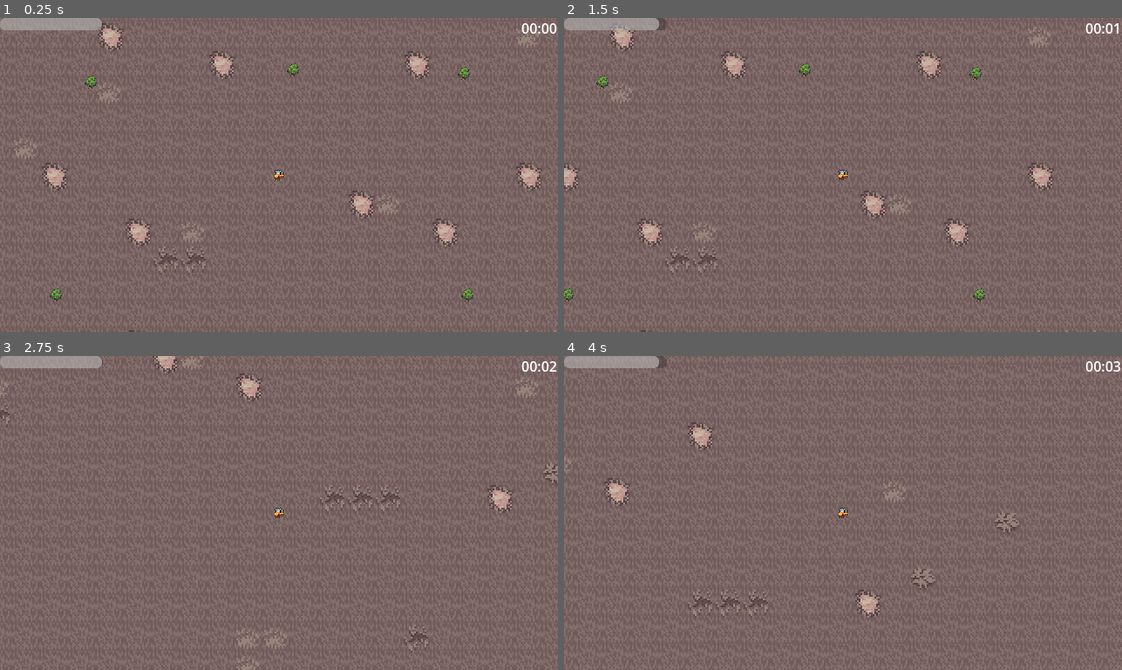
Above: before the commit, frames 1-4 (two rows, left to right).
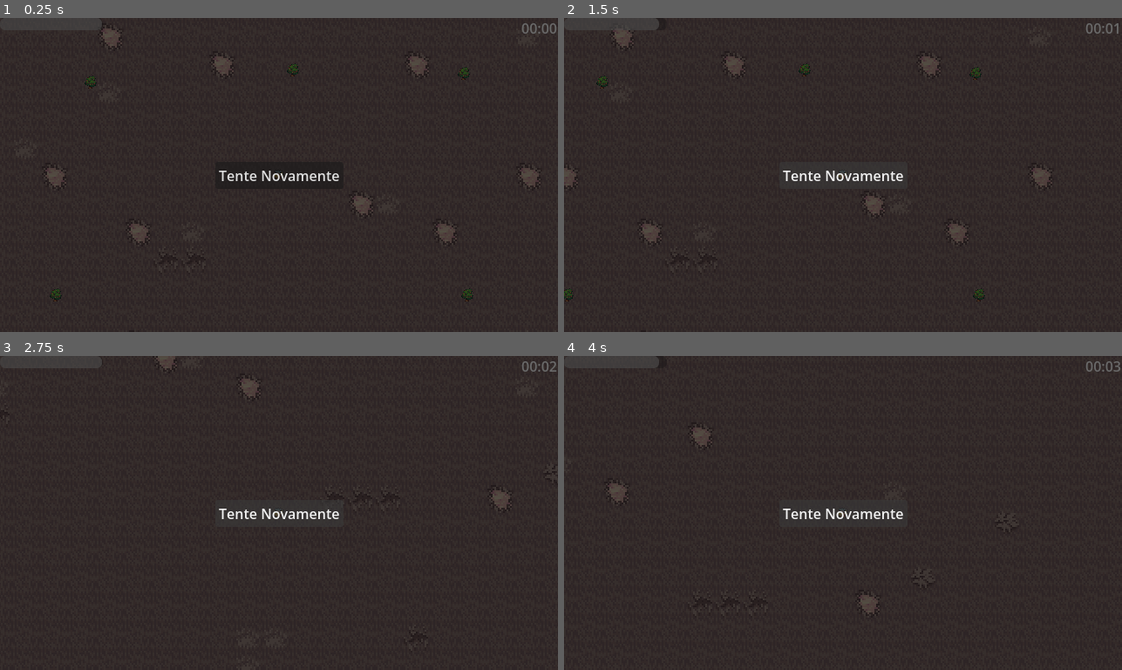
Above: after the commit, the same moments.

Repository: DevLucasOnly/DevLucasOnly-SurviveGD-Prototipo-de-Sobrevivencia-2D
Game: Godot game, scene res://scenes/world.tscn
The game is run twice, just before and just after one commit, with the same random seed, the same clock (stepped at 60 frames per second) and the same inputs.
Inputs (mouse positions are in pixels of both pictures, inside the frame that each line leads up to):
- Up to frame 1 (0.25 s): no input
- Up to frame 2 (1.5 s): click (843, 175) at 0.5 s, where only the run after the commit has a clickable "Tente Novamente"; tap Enter at 1.25 s; hold D (move_right) from 1.28 s (still down)
- Up to frame 3 (2.75 s): release D (move_right) at 2.03 s; hold S (move_down) from 2.03 s (still down)
- Up to frame 4 (4 s): release S (move_down) at 2.78 s; hold D (move_right) 2.78-3.53 s; hold W (move_up) from 3.53 s (still down)

The runs differ from the first frame. In frame 1, 100% of the frame differs, in the area x 0-100%, y 0-100%; in frame 2, 100%; in frame 3, 100%; in frame 4, 100%.

Commit message:
Adicionei o painel game over com o restart

Diff:
--- a/scenes/hud.tscn
+++ b/scenes/hud.tscn
@@ -19,3 +19,26 @@
 grow_horizontal = 0
 text = "00:00"
 horizontal_alignment = 2
+
+[node name="PainelGameOver" type="ColorRect" parent="." unique_id=2035267254]
+anchors_preset = 15
+anchor_right = 1.0
+anchor_bottom = 1.0
+grow_horizontal = 2
+grow_vertical = 2
+color = Color(0, 0, 0, 0.5882353)
+
+[node name="BotaoRestart" type="Button" parent="PainelGameOver" unique_id=62327055]
+layout_mode = 1
+anchors_preset = 8
+anchor_left = 0.5
+anchor_top = 0.5
+anchor_right = 0.5
+anchor_bottom = 0.5
+offset_left = -4.0
+offset_top = -4.0
+offset_right = 4.0
+offset_bottom = 4.0
+grow_horizontal = 2
+grow_vertical = 2
+text = "Tente Novamente"
